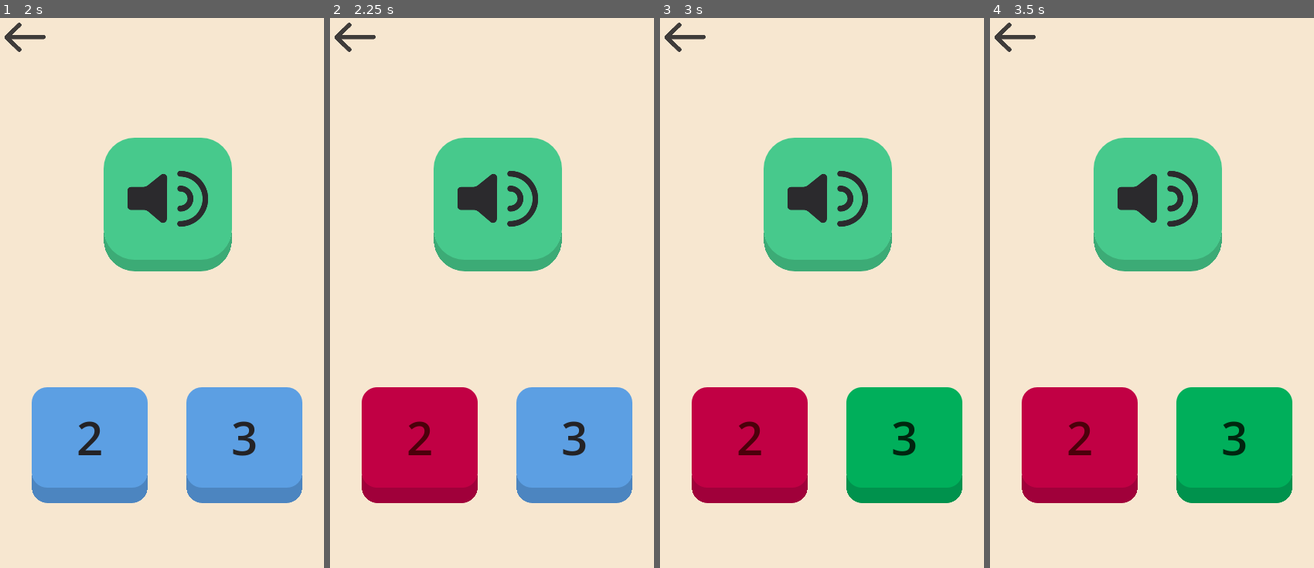
Above: before the commit, frames 1-4 (left to right).
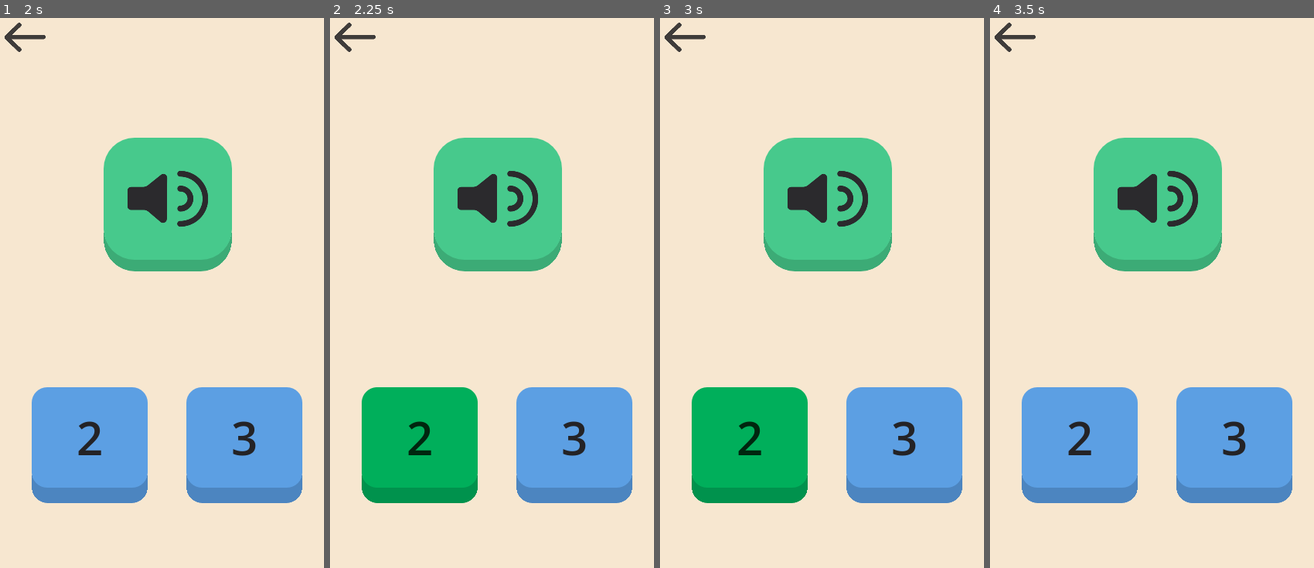
Above: after the commit, the same moments.

Repository: marta-rebelo/App-tese
Game: Godot game, scene res://menu.tscn
Two runs of this game, one before a commit and one after it. Both use one fixed random seed, a clock stepped at 60 frames per second and the inputs below.
Inputs (mouse positions are in pixels of both pictures, inside the frame that each line leads up to):
- Up to frame 1 (2 s): click "Jogar" at 0.5 s; click (252, 144) at 1.25 s
- Up to frame 2 (2.25 s): click "2" at 2 s
- Up to frame 3 (3 s): click "3" at 2.75 s
- Up to frame 4 (3.5 s): no input

Frame 1 is identical in both runs. In frame 2, 7.4% of the frame differs, in the area x 9-46%, y 67-89%; in frame 3, 15%, in the area x 9-94%, y 67-89%; in frame 4, 15%.

Commit message:
versão 0.8
jogo 1,2 e 3

Diff:
--- /dev/null
+++ b/Resources/Jogo 2/escola.tres
@@ -0,0 +1,13 @@
+[gd_resource type="Resource" script_class="GameQuestion" load_steps=3 format=3 uid="uid://drp4kqnq26ysa"]
+
+[ext_resource type="Script" path="res://Scripts/Recursos/perguntas.gd" id="1_j2csw"]
+[ext_resource type="AudioStream" uid="uid://d07pptj3rb20j" path="res://Audio/Jogo 2/escola.wav" id="1_v7i13"]
+
+[resource]
+script = ExtResource("1_j2csw")
+question_info = ""
+type = 0
+question_audio = ExtResource("1_v7i13")
+options = Array[String](["2", "3"])
+options_image = Array[Texture2D]([])
+correct = "3"
--- a/Resources/Jogo 2/hora.tres
+++ /dev/null
@@ -1,11 +0,0 @@
-[gd_resource type="Resource" script_class="GameQuestion" load_steps=2 format=3 uid="uid://b2ug2bl1e0mco"]
-
-[ext_resource type="Script" path="res://Scripts/Recursos/perguntas.gd" id="1_uc20k"]
-
-[resource]
-script = ExtResource("1_uc20k")
-question_info = ""
-type = 0
-options = Array[String](["2", "3"])
-options_image = Array[Texture2D]([])
-correct = "2"
--- a/Resources/Jogo 2/janela.tres
+++ b/Resources/Jogo 2/janela.tres
@@ -1,11 +1,13 @@
-[gd_resource type="Resource" script_class="GameQuestion" load_steps=2 format=3 uid="uid://cr0jlmlx186uu"]
+[gd_resource type="Resource" script_class="GameQuestion" load_steps=3 format=3 uid="uid://cr0jlmlx186uu"]
 
 [ext_resource type="Script" path="res://Scripts/Recursos/perguntas.gd" id="1_jtkd0"]
+[ext_resource type="AudioStream" uid="uid://cia4w4aqtd4mc" path="res://Audio/Jogo 2/janela.wav" id="1_k6f3d"]
 
 [resource]
 script = ExtResource("1_jtkd0")
 question_info = ""
 type = 0
+question_audio = ExtResource("1_k6f3d")
 options = Array[String](["2", "3"])
 options_image = Array[Texture2D]([])
 correct = "3"
--- a/Resources/Jogo 2/jogo 2.tres
+++ b/Resources/Jogo 2/jogo 2.tres
@@ -1,9 +1,10 @@
-[gd_resource type="Resource" script_class="GameType" load_steps=4 format=3 uid="uid://cha60psmp1qud"]
+[gd_resource type="Resource" script_class="GameType" load_steps=5 format=3 uid="uid://cha60psmp1qud"]
 
 [ext_resource type="Script" path="res://Scripts/Recursos/tipo_de_jogo.gd" id="1_ntnq5"]
-[ext_resource type="Resource" uid="uid://b2ug2bl1e0mco" path="res://Resources/Jogo 2/hora.tres" id="2_vv042"]
+[ext_resource type="Resource" uid="uid://drp4kqnq26ysa" path="res://Resources/Jogo 2/escola.tres" id="2_stanj"]
 [ext_resource type="Resource" uid="uid://cr0jlmlx186uu" path="res://Resources/Jogo 2/janela.tres" id="3_rv2aa"]
+[ext_resource type="Resource" uid="uid://d0knqkgnlxg3f" path="res://Resources/Jogo 2/rapaz.tres" id="4_nog6f"]
 
 [resource]
 script = ExtResource("1_ntnq5")
-type = Array[Resource("res://Scripts/Recursos/perguntas.gd")]([ExtResource("2_vv042"), ExtResource("3_rv2aa")])
+type = Array[Resource("res://Scripts/Recursos/perguntas.gd")]([ExtResource("2_stanj"), ExtResource("3_rv2aa"), ExtResource("4_nog6f")])
--- /dev/null
+++ b/Resources/Jogo 2/rapaz.tres
@@ -0,0 +1,13 @@
+[gd_resource type="Resource" script_class="GameQuestion" load_steps=3 format=3 uid="uid://d0knqkgnlxg3f"]
+
+[ext_resource type="Script" path="res://Scripts/Recursos/perguntas.gd" id="1_08ccc"]
+[ext_resource type="AudioStream" uid="uid://cj1clttqxudx4" path="res://Audio/Jogo 2/rapaz.wav" id="1_14m8y"]
+
+[resource]
+script = ExtResource("1_08ccc")
+question_info = ""
+type = 0
+question_audio = ExtResource("1_14m8y")
+options = Array[String](["2", "3"])
+options_image = Array[Texture2D]([])
+correct = "2"
--- /dev/null
+++ b/Resources/Jogo 3/cha.tres
@@ -0,0 +1,13 @@
+[gd_resource type="Resource" script_class="GameQuestion" load_steps=3 format=3 uid="uid://df3tphugbce0v"]
+
+[ext_resource type="Script" path="res://Scripts/Recursos/perguntas.gd" id="1_57kk3"]
+[ext_resource type="AudioStream" uid="uid://cgu6lwt8k47u2" path="res://Audio/Jogo 3/cha.wav" id="1_h8j2l"]
+
+[resource]
+script = ExtResource("1_57kk3")
+question_info = ""
+type = 0
+question_audio = ExtResource("1_h8j2l")
+options = Array[String](["chá", "já"])
+options_image = Array[Texture2D]([])
+correct = "chá"
--- /dev/null
+++ b/Resources/Jogo 3/do.tres
@@ -0,0 +1,13 @@
+[gd_resource type="Resource" script_class="GameQuestion" load_steps=3 format=3 uid="uid://crd2jqhhh2p8o"]
+
+[ext_resource type="Script" path="res://Scripts/Recursos/perguntas.gd" id="1_a0wvg"]
+[ext_resource type="AudioStream" uid="uid://c22tkmshdkhrj" path="res://Audio/Jogo 3/do.wav" id="1_jy7br"]
+
+[resource]
+script = ExtResource("1_a0wvg")
+question_info = ""
+type = 0
+question_audio = ExtResource("1_jy7br")
+options = Array[String](["tó", "dó"])
+options_image = Array[Texture2D]([])
+correct = "dó"
--- a/Resources/Jogo 3/estante.tres
+++ /dev/null
@@ -1,13 +0,0 @@
-[gd_resource type="Resource" script_class="GameQuestion" load_steps=3 format=3 uid="uid://68kjjjqek8de"]
-
-[ext_resource type="AudioStream" uid="uid://dm1yoi5avgdp1" path="res://Audio/estanteAudio.ogg" id="1_an4iq"]
-[ext_resource type="Script" path="res://Scripts/Recursos/perguntas.gd" id="1_har4i"]
-
-[resource]
-script = ExtResource("1_har4i")
-question_info = ""
-type = 2
-question_audio = ExtResource("1_an4iq")
-options = Array[String](["cama", "gama"])
-options_image = Array[Texture2D]([])
-correct = "estante"
--- a/Resources/Jogo 3/faca.tres
+++ /dev/null
@@ -1,12 +0,0 @@
-[gd_resource type="Resource" script_class="GameQuestion" load_steps=3 format=3 uid="uid://chk1l4r5vpsm"]
-
-[ext_resource type="AudioStream" uid="uid://b184cko8f5nc1" path="res://Audio/faca.wav" id="1_uyw4b"]
-[ext_resource type="Script" path="res://Scripts/Recursos/perguntas.gd" id="2_wtymd"]
-
-[resource]
-script = ExtResource("2_wtymd")
-question_info = ""
-type = 2
-question_audio = ExtResource("1_uyw4b")
-options = Array[String](["faca", "vaca"])
-correct = "faca"
--- a/Resources/Jogo 3/jogo3.tres
+++ b/Resources/Jogo 3/jogo3.tres
@@ -1,9 +1,10 @@
-[gd_resource type="Resource" script_class="GameType" load_steps=4 format=3 uid="uid://wgmm7b74c05a"]
+[gd_resource type="Resource" script_class="GameType" load_steps=5 format=3 uid="uid://wgmm7b74c05a"]
 
 [ext_resource type="Script" path="res://Scripts/Recursos/tipo_de_jogo.gd" id="1_3vaoq"]
-[ext_resource type="Resource" uid="uid://68kjjjqek8de" path="res://Resources/Jogo 3/estante.tres" id="2_0leh4"]
-[ext_resource type="Resource" uid="uid://chk1l4r5vpsm" path="res://Resources/Jogo 3/faca.tres" id="3_587b1"]
+[ext_resource type="Resource" uid="uid://df3tphugbce0v" path="res://Resources/Jogo 3/cha.tres" id="2_lc303"]
+[ext_resource type="Resource" uid="uid://crd2jqhhh2p8o" path="res://Resources/Jogo 3/do.tres" id="3_7gl46"]
+[ext_resource type="Resource" uid="uid://c5c4r6fpr5v7r" path="res://Resources/Jogo 3/mao.tres" id="4_6psio"]
 
 [resource]
 script = ExtResource("1_3vaoq")
-type = Array[Resource("res://Scripts/Recursos/perguntas.gd")]([ExtResource("2_0leh4"), ExtResource("3_587b1")])
+type = Array[Resource("res://Scripts/Recursos/perguntas.gd")]([ExtResource("2_lc303"), ExtResource("3_7gl46"), ExtResource("4_6psio")])
--- /dev/null
+++ b/Resources/Jogo 3/mao.tres
@@ -0,0 +1,13 @@
+[gd_resource type="Resource" script_class="GameQuestion" load_steps=3 format=3 uid="uid://c5c4r6fpr5v7r"]
+
+[ext_resource type="AudioStream" uid="uid://ds5yijl6t2nd6" path="res://Audio/Jogo 3/mao.wav" id="1_rhvf8"]
+[ext_resource type="Script" path="res://Scripts/Recursos/perguntas.gd" id="1_wlswm"]
+
+[resource]
+script = ExtResource("1_wlswm")
+question_info = ""
+type = 0
+question_audio = ExtResource("1_rhvf8")
+options = Array[String](["não", "mão"])
+options_image = Array[Texture2D]([])
+correct = "mão"
--- a/Scenes/Jogos/jogo2.tscn
+++ b/Scenes/Jogos/jogo2.tscn
@@ -10,6 +10,7 @@
 [ext_resource type="StyleBox" uid="uid://bbsrdsjryc1x1" path="res://themes/botao 2.tres" id="7_j5k53"]
 [ext_resource type="AudioStream" uid="uid://lgns6wsensd7" path="res://Audio/audio wrong.wav" id="8_5cp41"]
 [ext_resource type="AudioStream" uid="uid://f6o8n0xf263n" path="res://Audio/audio win.wav" id="9_6030w"]
+[ext_resource type="AudioStream" uid="uid://yog4a8cikohl" path="res://Audio/Parabens.wav" id="11_ub3ue"]
 
 [sub_resource type="StyleBoxFlat" id="StyleBoxFlat_dqjss"]
 bg_color = Color(0.968627, 0.905882, 0.815686, 1)
@@ -209,6 +210,9 @@
 [node name="certo" type="AudioStreamPlayer" parent="."]
 stream = ExtResource("9_6030w")
 
+[node name="Parabéns" type="AudioStreamPlayer" parent="."]
+stream = ExtResource("11_ub3ue")
+
 [connection signal="pressed" from="Jogo 1/VBoxContainer/ImageHolder/Audio" to="." method="_on_audio_pressed"]
 [connection signal="pressed" from="Jogo 1/voltar" to="." method="_on_voltar_pressed"]
 [connection signal="pressed" from="Jogo 1/ColorRect/VBoxContainer/jogar" to="." method="_on_jogar_pressed"]
--- a/Scenes/Jogos/jogo3.tscn
+++ b/Scenes/Jogos/jogo3.tscn
@@ -10,6 +10,7 @@
 [ext_resource type="AudioStream" uid="uid://bst5xyknpwpkq" path="res://Audio/Instruções/Jogo 3.wav" id="7_u4b6s"]
 [ext_resource type="AudioStream" uid="uid://lgns6wsensd7" path="res://Audio/audio wrong.wav" id="8_lhovl"]
 [ext_resource type="AudioStream" uid="uid://f6o8n0xf263n" path="res://Audio/audio win.wav" id="9_81lci"]
+[ext_resource type="AudioStream" uid="uid://yog4a8cikohl" path="res://Audio/Parabens.wav" id="11_8wvoc"]
 
 [sub_resource type="StyleBoxFlat" id="StyleBoxFlat_dqjss"]
 bg_color = Color(0.968627, 0.905882, 0.815686, 1)
@@ -207,6 +208,9 @@
 wait_time = 13.0
 one_shot = true
 
+[node name="Parabéns" type="AudioStreamPlayer" parent="."]
+stream = ExtResource("11_8wvoc")
+
 [connection signal="pressed" from="Jogo 1/VBoxContainer/ImageHolder/Audio" to="." method="_on_audio_pressed"]
 [connection signal="pressed" from="Jogo 1/voltar" to="." method="_on_voltar_pressed"]
 [connection signal="pressed" from="Jogo 1/ColorRect/VBoxContainer/jogar" to="." method="_on_jogar_pressed"]
--- a/Scenes/Jogos/jogo4.tscn
+++ b/Scenes/Jogos/jogo4.tscn
@@ -10,6 +10,7 @@
 [ext_resource type="StyleBox" uid="uid://bbsrdsjryc1x1" path="res://themes/botao 2.tres" id="7_r7txx"]
 [ext_resource type="AudioStream" uid="uid://f6o8n0xf263n" path="res://Audio/audio win.wav" id="8_b0nue"]
 [ext_resource type="AudioStream" uid="uid://lgns6wsensd7" path="res://Audio/audio wrong.wav" id="9_3prlr"]
+[ext_resource type="AudioStream" uid="uid://yog4a8cikohl" path="res://Audio/Parabens.wav" id="11_02847"]
 
 [sub_resource type="StyleBoxEmpty" id="StyleBoxEmpty_6h8ev"]
 
@@ -280,6 +281,9 @@
 [node name="errado" type="AudioStreamPlayer" parent="."]
 stream = ExtResource("9_3prlr")
 
+[node name="Parabéns" type="AudioStreamPlayer" parent="."]
+stream = ExtResource("11_02847")
+
 [connection signal="pressed" from="Control/audio 2" to="." method="_on_audio_2_pressed"]
 [connection signal="pressed" from="Control/audio1" to="." method="_on_audio_1_pressed"]
 [connection signal="pressed" from="Control/voltar" to="." method="_on_voltar_pressed"]
--- a/Scenes/Jogos/jogo5.tscn
+++ b/Scenes/Jogos/jogo5.tscn
@@ -10,6 +10,7 @@
 [ext_resource type="AudioStream" uid="uid://tcs61b2c46xe" path="res://Audio/Instruções/Jogo 5.wav" id="7_tgvki"]
 [ext_resource type="AudioStream" uid="uid://f6o8n0xf263n" path="res://Audio/audio win.wav" id="8_m170p"]
 [ext_resource type="AudioStream" uid="uid://lgns6wsensd7" path="res://Audio/audio wrong.wav" id="9_46pe2"]
+[ext_resource type="AudioStream" uid="uid://yog4a8cikohl" path="res://Audio/Parabens.wav" id="11_gxfqa"]
 
 [sub_resource type="StyleBoxEmpty" id="StyleBoxEmpty_41xrn"]
 
@@ -256,6 +257,9 @@
 [node name="errado" type="AudioStreamPlayer" parent="."]
 stream = ExtResource("9_46pe2")
 
+[node name="Parabéns" type="AudioStreamPlayer" parent="."]
+stream = ExtResource("11_gxfqa")
+
 [connection signal="pressed" from="Control/respostas2/audio 4" to="." method="_on_audio_2_pressed"]
 [connection signal="pressed" from="Control/respostas2/audio 2" to="." method="_on_audio_2_pressed"]
 [connection signal="pressed" from="Control/respostas2/audio 3" to="." method="_on_audio_2_pressed"]
--- a/Scenes/Jogos/jogo6.tscn
+++ b/Scenes/Jogos/jogo6.tscn
@@ -9,6 +9,7 @@
 [ext_resource type="StyleBox" uid="uid://bbsrdsjryc1x1" path="res://themes/botao 2.tres" id="6_xmq24"]
 [ext_resource type="AudioStream" uid="uid://lgns6wsensd7" path="res://Audio/audio wrong.wav" id="7_ia5ql"]
 [ext_resource type="AudioStream" uid="uid://f6o8n0xf263n" path="res://Audio/audio win.wav" id="8_6pgow"]
+[ext_resource type="AudioStream" uid="uid://yog4a8cikohl" path="res://Audio/Parabens.wav" id="10_o4jwf"]
 
 [sub_resource type="StyleBoxEmpty" id="StyleBoxEmpty_0rfhx"]
 
@@ -173,6 +174,9 @@
 [node name="certo" type="AudioStreamPlayer" parent="."]
 stream = ExtResource("8_6pgow")
 
+[node name="Parabéns" type="AudioStreamPlayer" parent="."]
+stream = ExtResource("10_o4jwf")
+
 [connection signal="pressed" from="Control/voltar" to="." method="_on_voltar_pressed"]
 [connection signal="pressed" from="Control/ColorRect/VBoxContainer/jogar" to="." method="_on_jogar_pressed"]
 [connection signal="pressed" from="Control/ColorRect/VBoxContainer/menu" to="." method="_on_menu_pressed"]
--- a/Scripts/Scenes/Jogos/jogo2_controller.gd
+++ b/Scripts/Scenes/Jogos/jogo2_controller.gd
@@ -53,14 +53,14 @@
 	for bt in buttons:
 		bt.modulate=Color.WHITE
 	index +=1
-	if index >= 2:
+	if index >= 3:
 		_game_over()
 	else:
 		load_game()
 
 func _game_over() -> void:
 	$"Jogo 1/ColorRect".show()
-
+	$"Parabéns".play()
 
 func _on_jogar_pressed():
 	get_tree().reload_current_scene()
--- a/Scripts/Scenes/Jogos/jogo3_controller.gd
+++ b/Scripts/Scenes/Jogos/jogo3_controller.gd
@@ -53,13 +53,14 @@
 	for bt in buttons:
 		bt.modulate=Color.WHITE
 	index +=1
-	if index >= 2:
+	if index >= 3:
 		_game_over()
 	else:
 		load_game()
 
 func _game_over() -> void:
 	$"Jogo 1/ColorRect".show()
+	$"Parabéns".play()
 
 
 func _on_jogar_pressed():
--- a/Scripts/Scenes/Jogos/jogo4_controller.gd
+++ b/Scripts/Scenes/Jogos/jogo4_controller.gd
@@ -70,6 +70,7 @@
 
 func _game_over() -> void:
 	$Control/ColorRect.show()
+	$"Parabéns".play()
 
 
 func _on_jogar_pressed():
--- a/Scripts/Scenes/Jogos/jogo5_controller.gd
+++ b/Scripts/Scenes/Jogos/jogo5_controller.gd
@@ -68,6 +68,7 @@
 
 func _game_over() -> void:
 	$Control/ColorRect.show()
+	$"Parabéns".play()
 
 
 func _on_jogar_pressed():
--- a/Scripts/Scenes/Jogos/jogo6_controller.gd
+++ b/Scripts/Scenes/Jogos/jogo6_controller.gd
@@ -59,7 +59,7 @@
 
 func _game_over() -> void:
 	$Control/ColorRect.show()
-
+	$"Parabéns".play()
 
 func _on_jogar_pressed():
 	get_tree().reload_current_scene()
Not shown, added: Audio/Jogo 2/escola.wav.import
Not shown, added: Audio/Jogo 2/janela.wav.import
Not shown, added: Audio/Jogo 2/rapaz.wav.import
Not shown, added: Audio/Jogo 3/cha.wav.import
Not shown, added: Audio/Jogo 3/do.wav.import
Not shown, added: Audio/Jogo 3/mao.wav.import
Not shown: 1 places in Scenes/Jogos/jogo2.tscn that only renumber resources
Not shown: 1 places in Scenes/Jogos/jogo3.tscn that only renumber resources
Not shown: 1 places in Scenes/Jogos/jogo4.tscn that only renumber resources
Not shown: 1 places in Scenes/Jogos/jogo5.tscn that only renumber resources
Not shown: 1 places in Scenes/Jogos/jogo6.tscn that only renumber resources
Not shown, added: Audio/Jogo 2/escola.wav
(and 5 more such lines)
